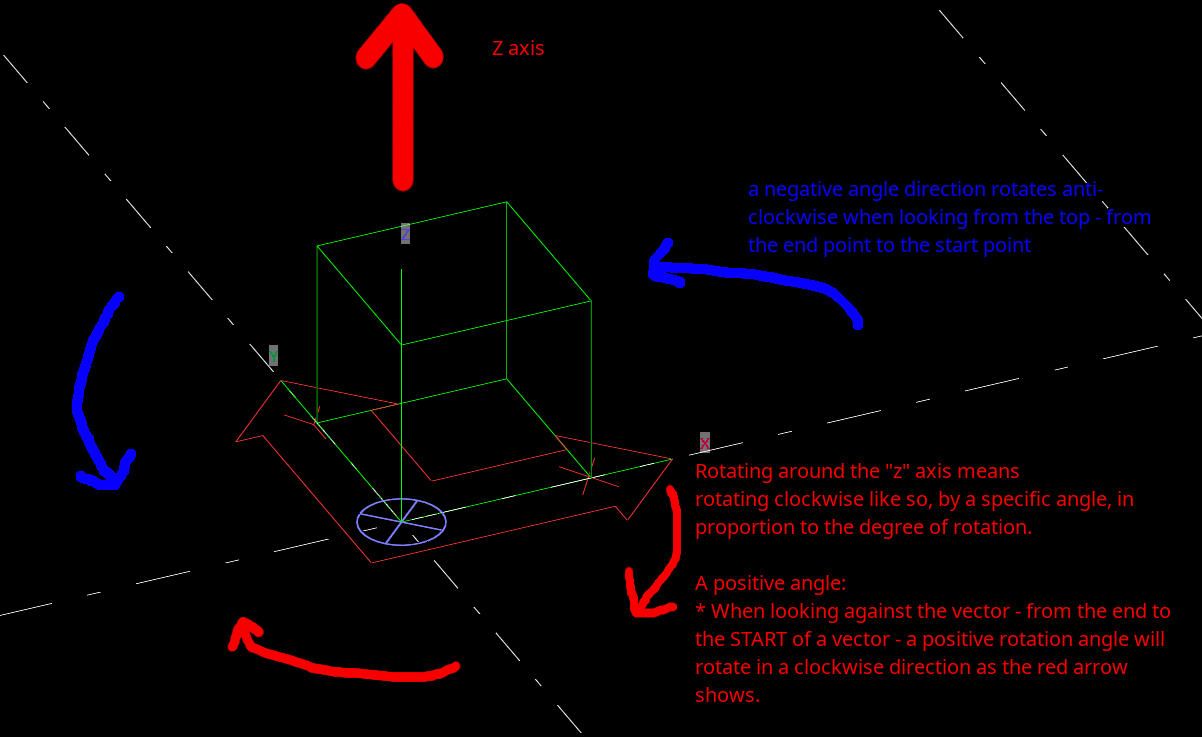
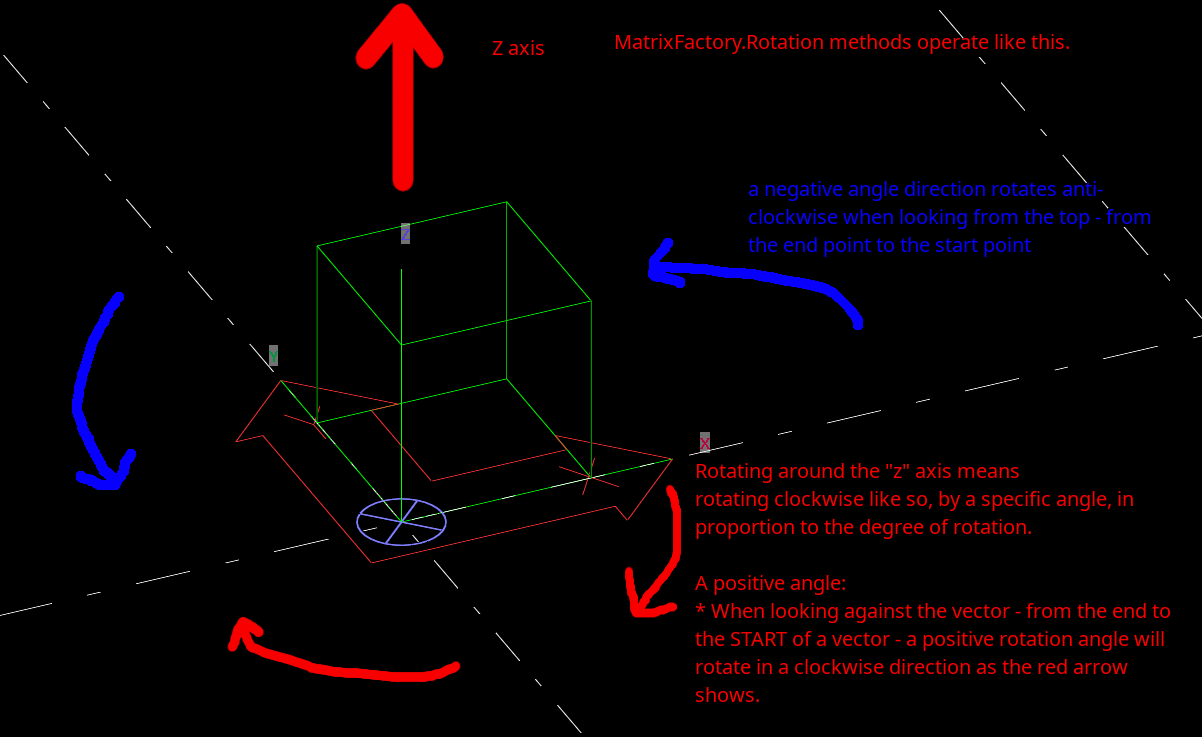
Layered file, before and after one edit (1202x737). Changes by layer:
added layer "MatrixFactory.Rotation methods..." above "a negative angle direction rot..." over [615, 34, 1069, 54]